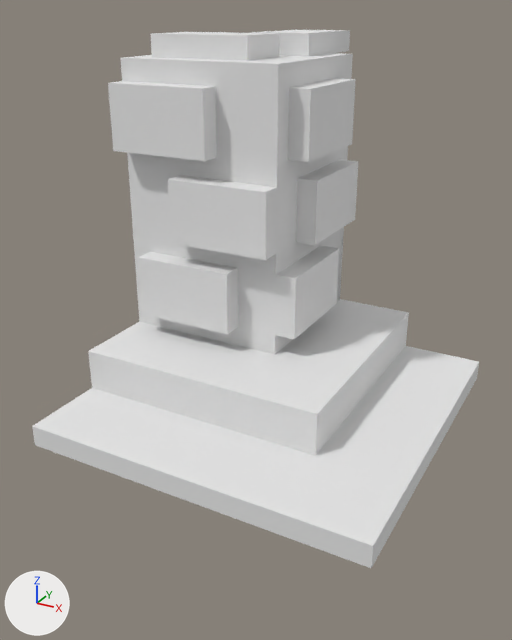
An edit to the OBJ model assets/corner.obj, drawn before and after from the same camera.
One viewpoint serves both versions: a camera (50 mm lens) standing at (0.862, -1.684, 1.127) and looking at (-0.041, -0.042, 0.306). Every picture has the same lights, and +X, +Y and +Z are marked at lower left. The picture after the commit comes second. Where no turn or scale is listed for an object, it has been applied to the vertices. Vertices at exactly the same position are counted once.

In view in the first picture: 'corner'.
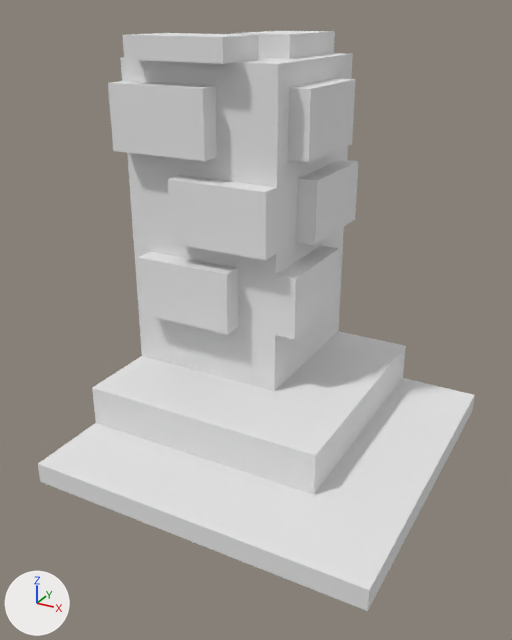
Location of each change, [x1, y1, x2, y2] in pixels of the pictures (512 x 640 px; the box of a moved part takes in the faces that stretch with it):
```json
{"object": "corner", "change": "reshaped", "before": [32, 30, 479, 568], "after": [38, 31, 475, 611], "on screen": "8% taller"}
{"part": 1, "of": "me_corner", "change": "moved or reshaped", "before": [252, 30, 350, 56], "after": [230, 31, 335, 59]}
{"part": 2, "of": "me_corner", "change": "moved or reshaped", "before": [150, 32, 280, 61], "after": [122, 33, 259, 64]}
{"part": 3, "of": "me_corner", "change": "added", "after": [38, 378, 475, 611]}
{"part": 4, "of": "me_corner", "change": "cut back", "before": [32, 252, 479, 568], "after": [92, 252, 406, 495]}
```

Scene script edits in JSON lines:
```json
{"block": "me_corner", "where": "# used by ob_corner; location = (0.0, 0.0, 0.0)"}
{"op": "remove", "block": "me_corner", "code": "me_corner.from_pydata(...)  # 94 vertices, 112 faces; spans x -0.5..0.5, y -0.5..0.625, z 0.0..1.062"}
{"op": "add", "block": "me_corner", "code": "me_corner.from_pydata(...)  # 96 vertices, 112 faces; spans x -0.5..0.5, y -0.5..0.5, z -0.125..1.062"}
{"block": "me_corner", "change": "me_corner part 1: the loose piece of 8 vertices spanning x -0.25..-0.062, y 0.313..0.625, z 1.0..1.062 is moved by (0.0, -0.125, 0.0)"}
{"block": "me_corner", "change": "me_corner part 2: the loose piece of 8 vertices spanning x -0.438..-0.125, y 0.063..0.25, z 1.0..1.062 is moved by (0.0, -0.125, 0.0)"}
{"block": "me_corner", "change": "me_corner part 3: a new loose piece of 15 vertices spanning x -0.5..0.5, y -0.5..0.5, z -0.125..-0.062, in mat_m_b48d6d2a_9c0f_2889_7ff2_2f01569d6069_002 (white #e7e7e7)"}
{"block": "me_corner", "change": "me_corner part 4"}
{"block": "me_corner", "change": "18 vertices are removed from x -0.5..0.5, y -0.5..0.5, z 0.0..0.188"}
{"block": "me_corner", "change": "28 faces are deleted"}
{"block": "me_corner", "change": "5 vertices are added at (-0.5, -0.25, -0.062), (0.25, -0.25, -0.062), (0.25, 0.5, -0.063), (-0.001, 0.0, 0.062), (0.0, -0.001, 0.062)"}
{"block": "me_corner", "change": "10 new faces join them"}
```
